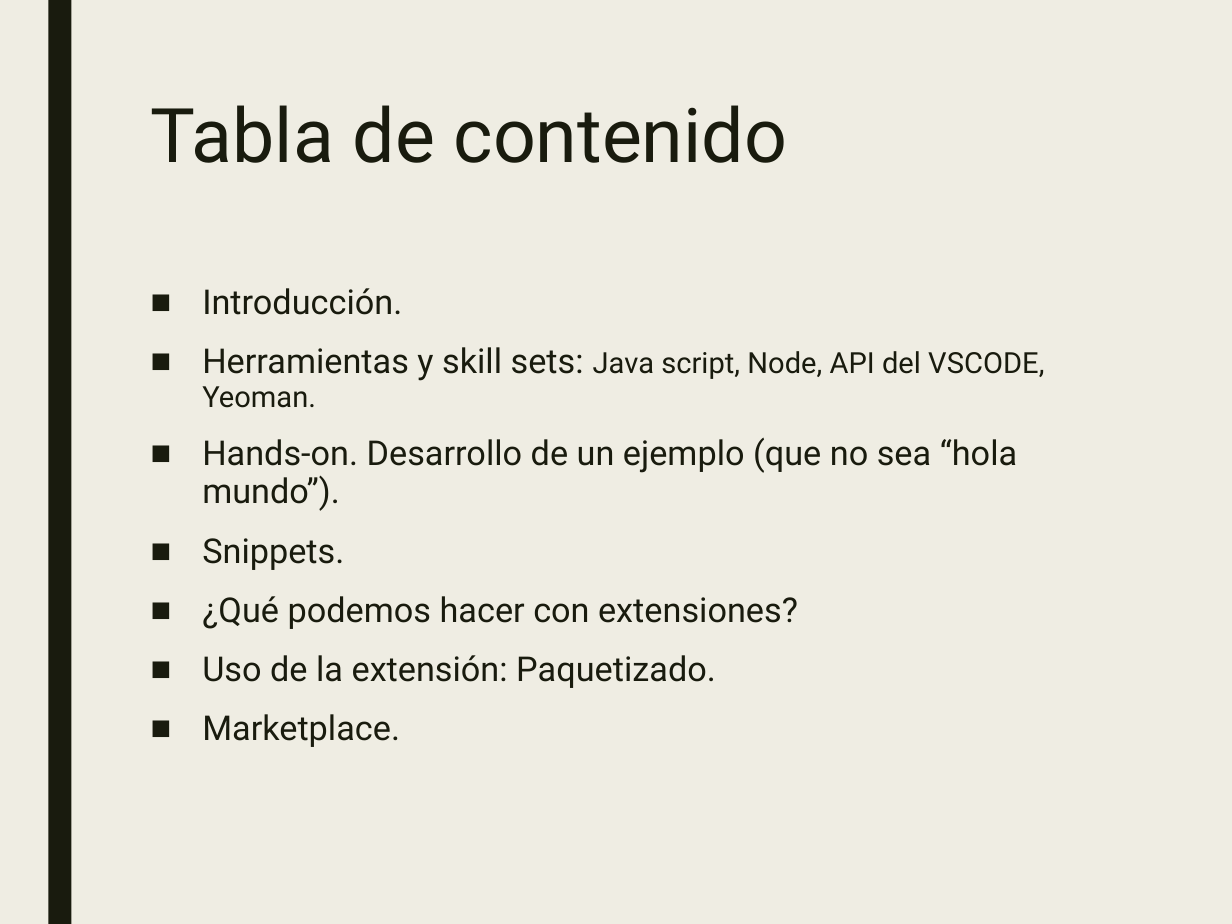
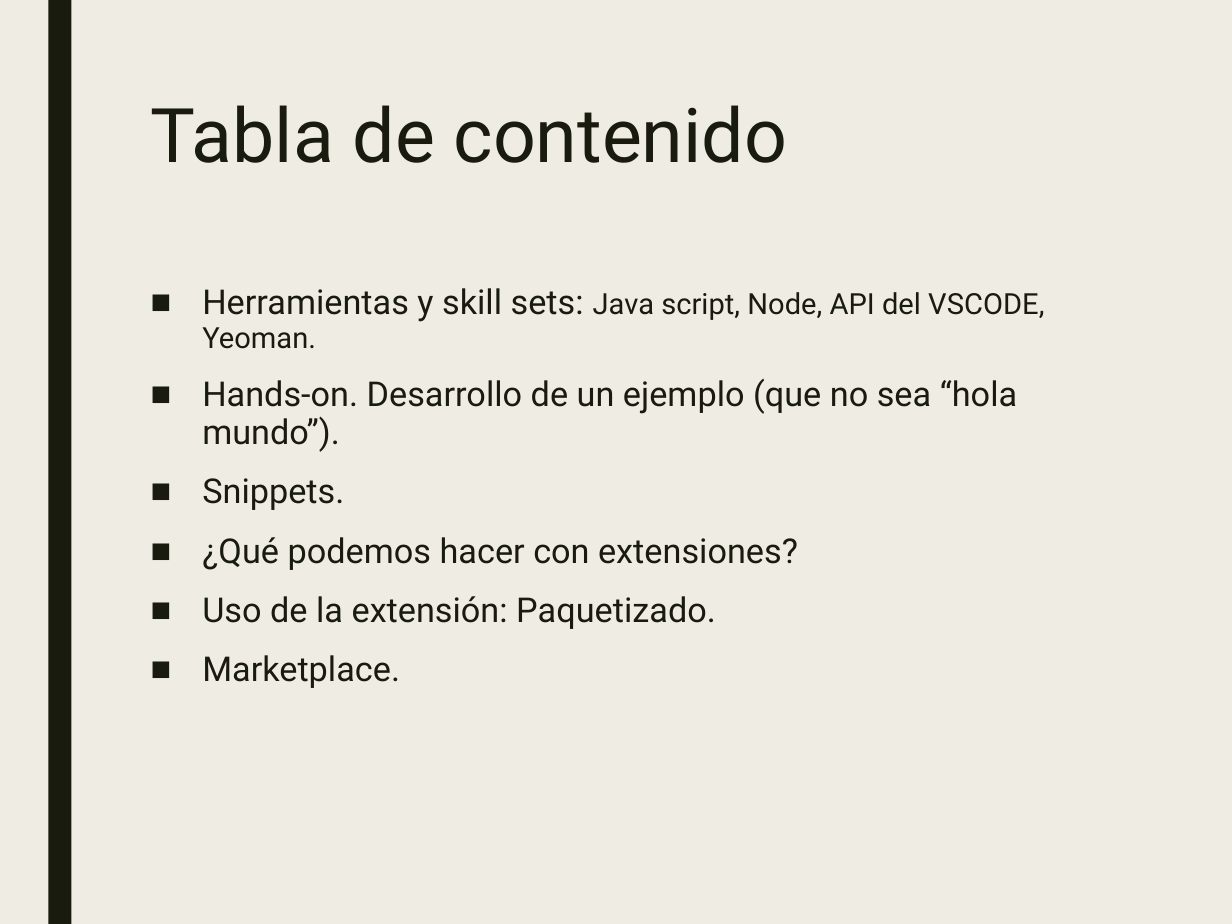
Before and after one commit to JalmarazMartn/dotnetrioja1, a slide deck: slide 3 of VSCODE Extensiones.ppt (slide 2 before the commit). Drawn at 1232x924 pixels with LibreOffice and Linux fonts; fonts in the diff are those of the drawing. Boxes give left, top, right and bottom in pixels: in the first picture for what was removed or moved away, otherwise in the second. Text is boxed around its words. In the diff, an @@ line names an element or a change of style, - is before the commit and + after.

```diff
--- a/VSCODE Extensiones.ppt
+++ b/VSCODE Extensiones.ppt
@@ text at (202, 288, 402, 315): paragraph removed @@
-■ Introducción.
```
Also in this commit, not shown: 6 other slides changed, 9 slides added, 2 slides removed, 2 other files.
